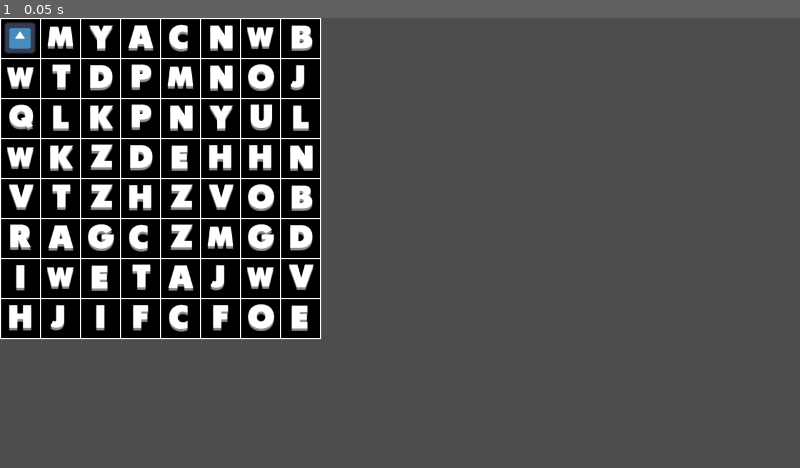
Above: before the commit, frame 1.
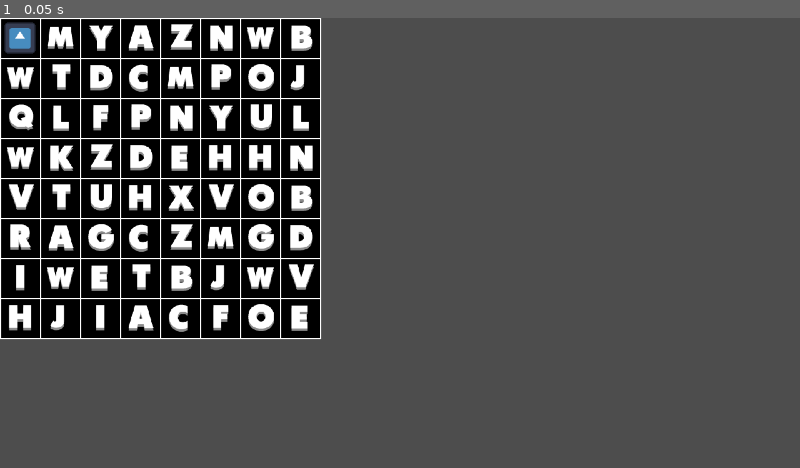
Above: after the commit, the same moment.

Repository: Agnes-Au/typing
Game: Godot game, scene res://scenes/Main.tscn
Two runs of this game, one before a commit and one after it. Both use one fixed random seed, a clock stepped at 60 frames per second and the inputs below. The engine's default icon, where the game draws it, is replaced by a stand-in: a white triangle on a blue panel in a dark square.
Inputs:
- Up to frame 1 (0.05 s): no input

The runs differ from the first frame. In frame 1, 1.3% of the frame differs, in the area x 0-40%, y 1-70%.

Commit message:
fix: adj duplicate letters
it doesn't fully work, there are still times when duplicate letters are found but ill come back to it maybe

Diff:
--- a/project.godot
+++ b/project.godot
@@ -34,5 +34,6 @@
 
 [rendering]
 
+textures/canvas_textures/default_texture_filter=0
 renderer/rendering_method="gl_compatibility"
 renderer/rendering_method.mobile="gl_compatibility"
--- a/scripts/grid.gd
+++ b/scripts/grid.gd
@@ -32,29 +32,66 @@
 			row.append(alphabet_arr[random_letter_index])
 		letters.append(row)
 
+	# this part onwards is for cleaning up adjacents and it's HORRIBLY WRITTEN.
+	# please clean up if time allows
+
+	# grabs every letter's adjacents, checks if they're identical and replace in adj_letters if not
+	for i in range(GRID_SIZE):
+		for j in range(GRID_SIZE):
+			var adj_letters = return_adjacent_letters_if_valid(Vector2(i, j))
+			var adj_coords = return_adj_coords_if_valid(Vector2(i, j))
+			for adj_letter in adj_letters:
+				if adj_letter != null:
+					while adj_letters.count(adj_letter) > 1:
+						adj_letters.erase(adj_letter)
+						adj_letters.insert(adj_letters.bsearch(adj_letter), alphabet_arr[randi() % LETTER_COUNT])
+
+	# replace in actual letters array
+			for k in range(4):
+				if adj_letters[k] != null and adj_coords[k] != null:
+					var current_coords = adj_coords[k]
+					letters[current_coords.x][current_coords.y] = adj_letters[k]
+
+					# the above code doesn't catch all duplicates for some reason so we're doing this again
+					if adj_letters.count(adj_letters[k]) > 1:
+						print(adj_letters[k])
+						letters[current_coords.x][current_coords.y] = alphabet_arr[randi() % LETTER_COUNT]
+	# I guess even after all this there's still a miniscule chance there are duplicates
+	# BUT I DON'T CARE ANYMORE I WORKED HARD DUDE
+
 func position_grid():
 	for i in range(GRID_SIZE):
 		for j in range(GRID_SIZE):
 			var letter_cell = new_letter(letters[i][j])
-			@warning_ignore("integer_division")
-			letter_cell.position = Vector2(i * TILE_SIZE + TILE_SIZE/2, j * TILE_SIZE + TILE_SIZE/2)
+			letter_cell.position = Vector2(float(i) * TILE_SIZE + TILE_SIZE / 2.0, float(j) * TILE_SIZE + TILE_SIZE / 2.0)
+
+func return_adj_coords_if_valid(coord: Vector2):
+	var right_coord = Vector2(coord.x+1, coord.y)
+	var left_coord = Vector2(coord.x-1, coord.y)
+	var up_coord = Vector2(coord.x, coord.y-1)
+	var down_coord = Vector2(coord.x, coord.y+1)
+	var valid_coords = []
+
+	for c in [right_coord, left_coord, up_coord, down_coord]:
+		if c.x < 0 or c.x >= GRID_SIZE or c.y < 0 or c.y >= GRID_SIZE:
+			valid_coords.append(null)
+		else:
+			valid_coords.append(c)
+	return valid_coords
+
+func return_adjacent_letters_if_valid(coord: Vector2):
+	var adj_letters = []
+
+	for c in return_adj_coords_if_valid(coord):
+		if c != null:
+			adj_letters.append(letters[c.x][c.y])
+		else:
+			adj_letters.append(null)
+	return adj_letters
 
 func set_player_input():
 	var player_pos_coord = Vector2((player.position.x/32-1)/2, (player.position.y/32-1)/2)
-	var player_x = player_pos_coord.x
-	var player_y = player_pos_coord.y
-	var right_coord = Vector2(player_x+1, player_y)
-	var left_coord = Vector2(player_x-1, player_y)
-	var up_coord = Vector2(player_x, player_y-1)
-	var down_coord = Vector2(player_x, player_y+1)
-	var new_inputs = []
-
-	for coord in [right_coord, left_coord, up_coord, down_coord]:
-		if coord.x < 0 or coord.x >= 8 or coord.y < 0 or coord.y >= 8:
-			new_inputs.append(null)
-		else:
-			new_inputs.append(letters[coord.x][coord.y])
-
+	var new_inputs = return_adjacent_letters_if_valid(player_pos_coord)
 	player.set_inputs(new_inputs)
 
 func _on_input_received():
Not shown, changed: addons/.DS_Store
